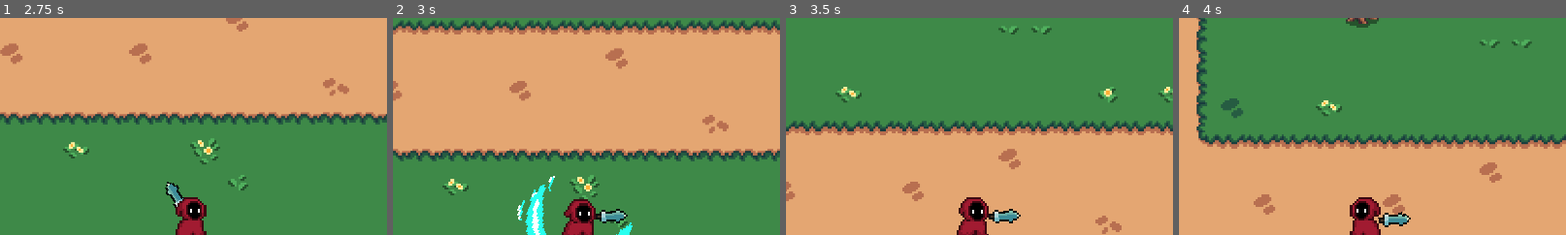
Above: before the commit, frames 1-4 (left to right).
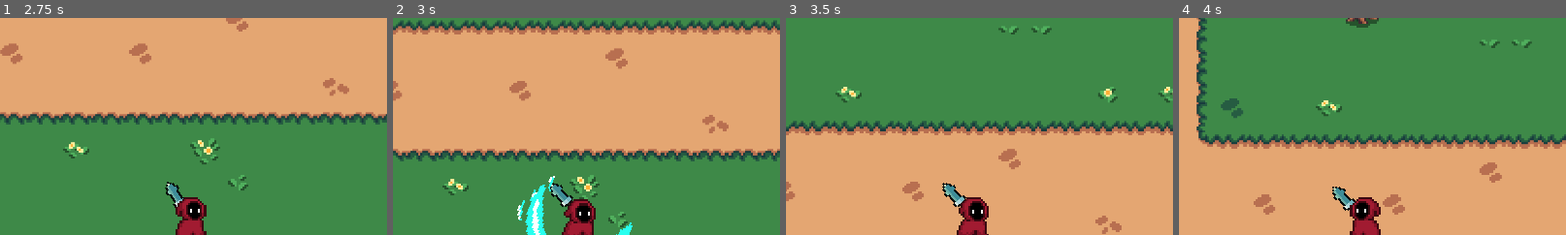
Above: after the commit, the same moments.

Repository: Jerga99/godot-2d-game-course
Game: Godot game, scene res://scenes/play_scene.tscn
Two runs of this game, one before a commit and one after it. Both use one fixed random seed, a clock stepped at 60 frames per second and the inputs below.
Inputs (mouse positions are % of the whole screen's width and height, from its top left):
- Up to frame 1 (2.75 s): move the mouse to (72, 45) at 0.52 s; hold D (right) 0.53-1.28 s; tap 1 (ability_1) at 0.6 s; move the mouse to (30, 55) at 1.27 s; hold S (down) 1.28-2.03 s; tap 2 (ability_2) at 1.35 s; move the mouse to (60, 28) at 2.02 s; hold D (right) from 2.03 s (still down); tap 3 (ability_3) at 2.1 s
- Up to frame 2 (3 s): move the mouse to (45, 70) at 2.77 s; release D (right) at 2.78 s; hold W (up) from 2.78 s (still down); tap 1 (ability_1) at 2.85 s
- Up to frame 3 (3.5 s): keep holding W (up)
- Up to frame 4 (4 s): move the mouse to (80, 65) at 3.52 s; release W (up) at 3.53 s; hold A (left) from 3.53 s (still down); tap 2 (ability_2) at 3.6 s
The pictures show only the part of the screen within x 26-76%, y 3-53%; the shares and areas given below are measured in that part.

Frame 1 is identical in both runs. In frame 2, 0.7% of the frame differs, in the area x 40-61%, y 75-95%; in frame 3, 0.7%; in frame 4, 0.7%.

Commit message:
Alternate rotation offset

Diff:
--- a/scripts/ability/manifest/slash_manifest.gd
+++ b/scripts/ability/manifest/slash_manifest.gd
@@ -20,6 +20,9 @@
 		var base_angle = (mouse_pos - context.caster.global_position).angle()
 		var offset_rad = deg_to_rad(rotation_offset)
 
+		if alternate_slash:
+			offset_rad = -offset_rad
+
 		var weapon_angle = base_angle + offset_rad
 		var weapon_direction = Vector2(cos(weapon_angle), sin(weapon_angle))
 
